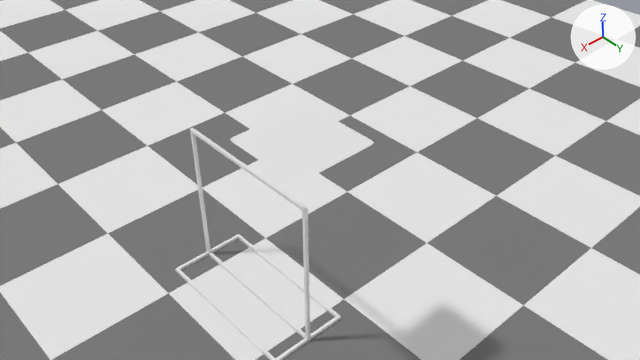
A saved change to the Blender file blender/scene.blend.
Both versions are drawn from the file's camera 'Camera'. Every picture has the same lights, and +X, +Y and +Z are marked at upper right.

Objects in the first picture: 'Cloth', 'Floor', 'hanger'.
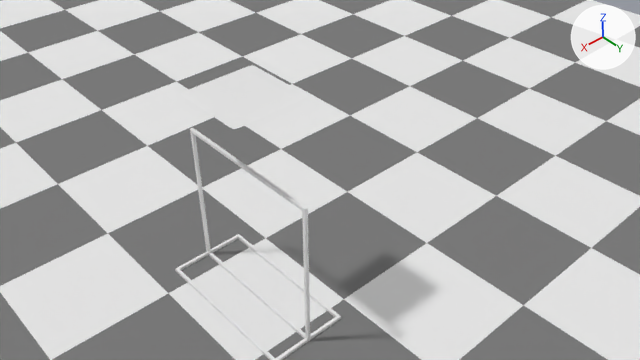
Changed parts and their boxes [x1, y1, x2, y2] in the pictures (640 x 360 px):
'Cloth', moved: before [230, 105, 374, 184]; after [181, 65, 307, 129]

The change, as a list of edits to the scene's bpy script:
```text
Change ob_cloth:
    ob_cloth.location: (0.058, 0.559, 1.468) -> (-0.03, 0.002, 1.443)
```
